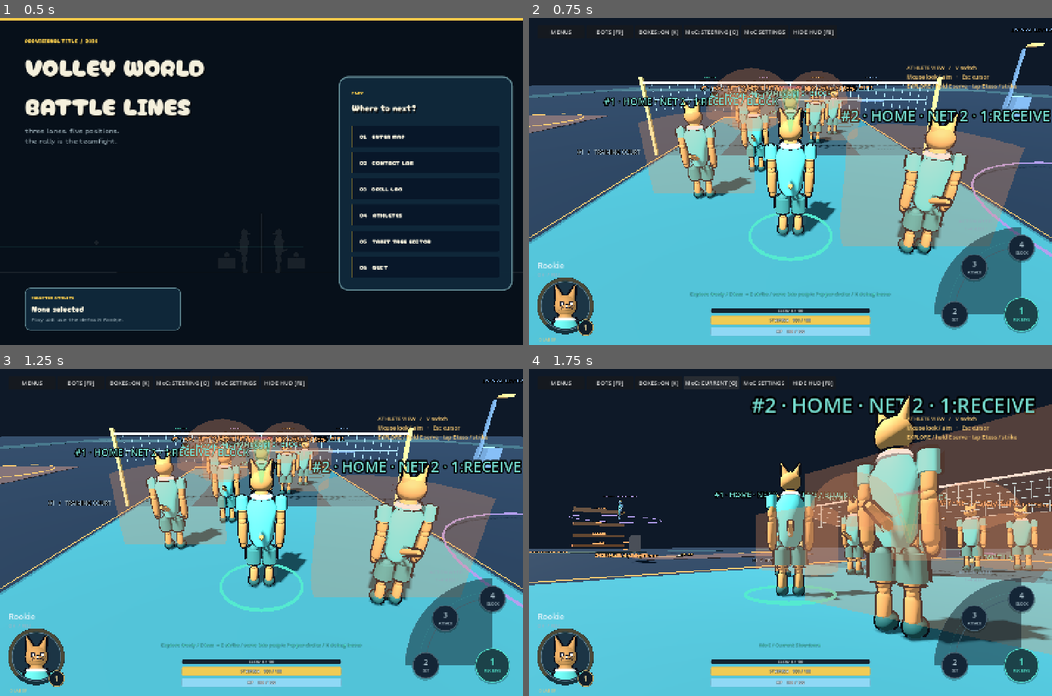
Above: before the commit, frames 1-4 (two rows, left to right).
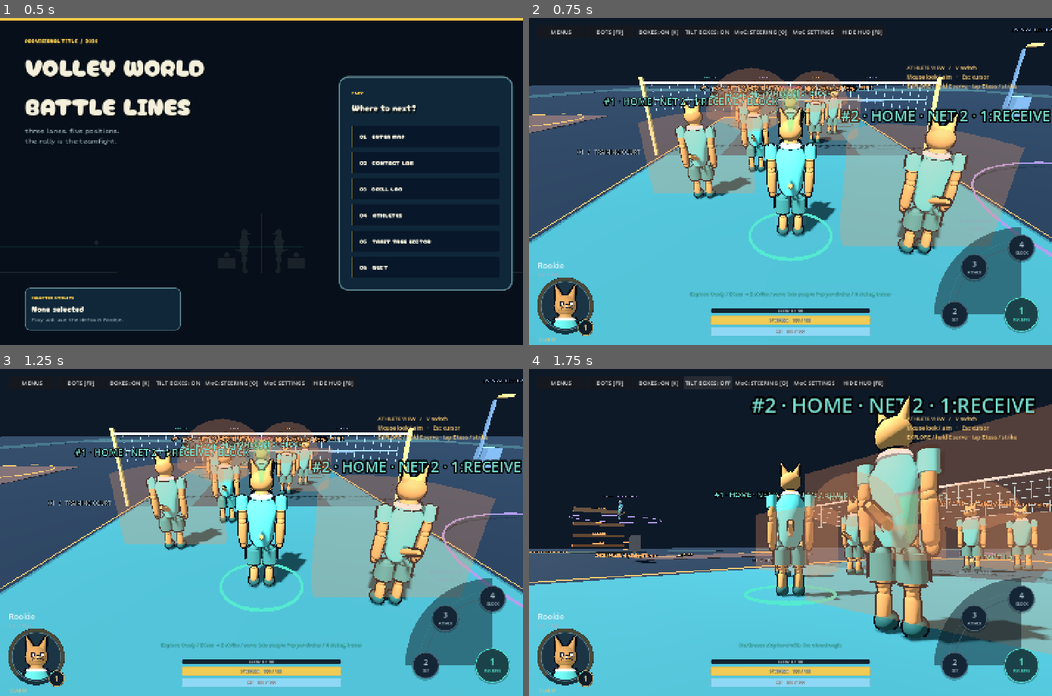
Above: after the commit, the same moments.

Repository: iracarranza/volley-world-battle-lines
Game: Godot game, scene res://title.tscn
Two runs of this game, one before a commit and one after it. Both use one fixed random seed, a clock stepped at 60 frames per second and the inputs below.
Inputs (mouse positions are in pixels of both pictures, inside the frame that each line leads up to):
- Up to frame 1 (0.5 s): no input
- Up to frame 2 (0.75 s): click "02 CONTACT LAB" at 0.5 s
- Up to frame 3 (1.25 s): no input
- Up to frame 4 (1.75 s): click (706, 382) at 1.25 s, where only the run after the commit has a clickable "TILT BOXES: ON"

Frame 1 is identical in both runs. In frame 2, 0.4% of the frame differs, in the area x 29-68%, y 3-6%; in frame 3, 0.4%; in frame 4, 0.5%, in the area x 29-68%, y 2-86%.

Commit message:
Swing clock and tilting hurtboxes: roll shot, power swing and push by arm position
- swing_clock.gd: one extension time shared by grading, animation and the hurtbox
- Spikes: early contact is a roll shot, a central window is a power swing, late is a push
- Hurtboxes tilt with the aimed angle about the shoulder; TILT BOXES toolbar setting

Co-Authored-By: Claude Sonnet 5.5 <noreply@anthropic.com>

Diff:
--- a/scripts/contact_execution.gd
+++ b/scripts/contact_execution.gd
@@ -6,7 +6,11 @@
 const SWEET_SECONDS := 0.18
 const SWEET_CENTER := 0.245
 const CONTACT_SECONDS := 0.55
-const SPIKE_RESCUE_SECONDS := 0.42
+# A spike is a power swing from SPIKE_POWER_START to SPIKE_RESCUE_SECONDS (centred on the sweet window; see swing_clock.gd). Earlier is a roll
+# shot, later is a reach/push. The window's half-width is provisional.
+const SPIKE_POWER_HALF := 0.14
+const SPIKE_POWER_START := SWEET_CENTER - SPIKE_POWER_HALF
+const SPIKE_RESCUE_SECONDS := SWEET_CENTER + SPIKE_POWER_HALF
 const RECEIVE_SWEET_SECONDS := 0.32
 const RECEIVE_SWEET_CENTER := 0.28
 
@@ -33,9 +37,12 @@
 	result["confirmation_age"] = age
 	if action == 2 and live:
 		var very_far := float(result.get("reach_ratio", 0)) >= 1.80 or float(result.get("depth_ratio", 0)) >= 0.95
-		result["rescue"] = remembered or age >= SPIKE_RESCUE_SECONDS or very_far
+		var early := age < SPIKE_POWER_START
+		result["rescue"] = remembered or age >= SPIKE_RESCUE_SECONDS or very_far or early
+		result["spike_form"] = "roll" if early and not (remembered or very_far) else ("push" if result.rescue else "power")
 		result["forgiving_spike"] = not sweet and not result.rescue
-		result["spike_power_factor"] = lerpf(1.0, 0.78, smoothstep(sweet_end(action), SPIKE_RESCUE_SECONDS, age))
+		var off_center := smoothstep(sweet_end(action), SPIKE_RESCUE_SECONDS, age) if age > sweet_end(action) else smoothstep(sweet_start(action), SPIKE_POWER_START, age)
+		result["spike_power_factor"] = lerpf(1.0, 0.78, off_center)
 		if result.forgiving_spike:
 			if bool(result.get("rescue_only", false)):
 				var stretch := smoothstep(1.0, 1.80, float(result.get("reach_ratio", 1)))
@@ -58,6 +65,9 @@
 	var t := clampf(timing / 100.0, 0, 1)
 	var control := preload("res://scripts/stat_tuning.gd").pace(ball_control)
 	var flow_fraction := clampf(flow/100.0,0,1)
+	if bool(assessment.get("rescue", false)) and action == 2 and str(assessment.get("spike_form", "")) == "roll":
+		# Early swing: a controlled roll shot, still facing-only.
+		return (direction * 5.5 + Vector3.UP * 3.0)*available_output
 	if bool(assessment.get("rescue", false)) and action in [0, 2]:
 		# Facing-only push: no target selection or directional influence survives.
 		return (direction * (3.2 if action == 2 else 3.8) + Vector3.UP * (2.0 if action == 2 else 6.0))*available_output
--- a/scripts/contact_lab.gd
+++ b/scripts/contact_lab.gd
@@ -58,6 +58,10 @@
 var serve: Node3D
 var pepper: Node3D
 var debug_volumes_visible := true
+# Hurtboxes tilt with the aimed angle (the half-pipe faces where the athlete is aiming), about the shoulder. A setting, on by default.
+var rotate_hurtboxes := true
+const NEUTRAL_VIEW_PITCH := -0.12 # the resting view: boxes tilt by how far the aim has moved from it
+const MAX_HURTBOX_PITCH := 0.6
 const BallFraming := preload("res://scripts/ball_camera_framing.gd")
 var facing_arrow: MeshInstance3D
 var drills: Node3D
@@ -444,8 +448,8 @@
 	if confirm_window > 0 or (block_state.active and hurtbox_action == 3):
 		if block_state.active: hurtbox_linger = 1
 		var definition := _hurtbox_definition(hurtbox_action)
-		hurtbox_root.rotation.y = _contact_yaw()
-		hurtbox_root.position = player.position + (definition.center as Vector3).rotated(Vector3.UP, _contact_yaw())
+		hurtbox_root.rotation = Vector3(hurtbox_pitch(), _contact_yaw(), 0.0)
+		hurtbox_root.position = player.position + hurtbox_center_local(definition.center as Vector3).rotated(Vector3.UP, _contact_yaw())
 	var age := block_state.confirmation_age if block_state.active and hurtbox_action == 3 else confirm_duration - maxf(confirm_window, 0)
 	sweet_visual_expired = age > Execution.sweet_end(hurtbox_action)
 	var phase := "sweet" if (age >= 0 and age < 0.5 if hurtbox_action == 3 else Execution.sweet_active(hurtbox_action, age)) else ("windup" if age < Execution.sweet_start(hurtbox_action) else "rescue")
@@ -460,13 +464,36 @@
 		hurtbox_label.text = ACTIONS[hurtbox_action] + (" / WINDUP" if phase == "windup" else (" / SWEET ACTIVE" if phase == "sweet" else " / RESCUE"))
 		if block_state.active and hurtbox_action == 3: hurtbox_label.text = "BLOCK / PRESS %.0f%%" % (100*pow(clampf(1-age/0.5,0,1),3)) if age >= 0 and age < 0.5 else "BLOCK / PASSIVE"
 		if hurtbox_action == 2 and phase == "rescue" and age < Execution.SPIKE_RESCUE_SECONDS:
-			hurtbox_label.text = "ATTACK / FORGIVING SPIKE"
+			hurtbox_label.text = "ATTACK / ROLL SHOT" if age < Execution.SPIKE_POWER_START else "ATTACK / FORGIVING SPIKE"
 	if hurtbox_action == 0 and is_instance_valid(hurtbox_label):
 		hurtbox_label.text += " / " + animation.receive_posture.to_upper()
 	hurtbox_root.visible = debug_volumes_visible and hurtbox_linger > 0
 
+# The tilt of every hurtbox from its neutral orientation: how far the aim is raised (positive) or lowered from the neutral view.
+func hurtbox_pitch() -> float:
+	if not rotate_hurtboxes or camera_rig == null:
+		return 0.0
+	return clampf(camera_rig.view_pitch - NEUTRAL_VIEW_PITCH, -MAX_HURTBOX_PITCH, MAX_HURTBOX_PITCH)
+
+func hurtbox_pivot() -> Vector3:
+	var height: float = athlete.build.height
+	return Vector3(0.0, arms[1].position.y * (height / visual_rig_height) if arms.size() > 1 else height * 0.815, 0.0)
+
+# Where a hurtbox's centre is, relative to the athlete before the yaw: the shape's own centre, tilted about the shoulder.
+func hurtbox_center_local(center: Vector3) -> Vector3:
+	var pitch := hurtbox_pitch()
+	if pitch == 0.0:
+		return center
+	var pivot := hurtbox_pivot()
+	return pivot + (center - pivot).rotated(Vector3.RIGHT, pitch)
+
 func _local_contact_position() -> Vector3:
-	return (ball.position - player.position).rotated(Vector3.UP, -_contact_yaw())
+	var point := (ball.position - player.position).rotated(Vector3.UP, -_contact_yaw())
+	var pitch := hurtbox_pitch()
+	if pitch == 0.0:
+		return point
+	var pivot := hurtbox_pivot()
+	return pivot + (point - pivot).rotated(Vector3.RIGHT, -pitch)
 
 func _overlaps_contact(action: int) -> bool:
 	return Geometry.contains(_hurtbox_definition(action), _local_contact_position())
--- a/scripts/lab/athlete_animation.gd
+++ b/scripts/lab/athlete_animation.gd
@@ -211,7 +211,7 @@
 			aim_context["ball_local"] = lab.body.global_transform.affine_inverse()*spike_impact_world
 		elif lab.ball_active:
 			aim_context["ball_local"] = lab.body.global_transform.affine_inverse() * lab.ball.position
-		SpikeStage.apply(lab.body, SpikeStage.phase_for(spike_air_ …(86 unchanged characters)… == "Left" else 1.0, lab.locked_charge, "Power swing", aim_context)
+		SpikeStage.apply(lab.body, SpikeStage.phase_for(spike_air_ …(86 unchanged characters)… == "Left" else 1.0, lab.locked_charge, "Roll shot" if spike_contacted and str(lab.last_contact_result.get("spike_form", "")) == "roll" else "Power swing", aim_context)
 	if dive_recovery_time >= 0.0 and roll_lock <= 0.0:
 		apply_dive_recovery()
 	elif floor_recovery_time >= 0.0 and roll_lock <= 0.0:
--- a/scripts/lab/lab_hud.gd
+++ b/scripts/lab/lab_hud.gd
@@ -36,6 +36,7 @@
 var moc_menu: RefCounted
 var moc_button: Button
 var debug_button: Button
+var rotate_button: Button
 
 func panel(pos: Vector2, size: Vector2) -> PanelContainer:
 	var p := PanelContainer.new()
@@ -209,6 +210,9 @@
 	toolbar.add_child(button("BOTS [F9]", toggle_bot_menu))
 	debug_button = button("BOXES: ON [K]", toggle_debug_volumes)
 	toolbar.add_child(debug_button)
+	rotate_button = button("TILT BOXES: ON", toggle_rotating_hurtboxes)
+	rotate_button.tooltip_text = "Hurtboxes tilt with the aimed angle. Off keeps them level."
+	toolbar.add_child(rotate_button)
 	moc_button = button("MoC: STEERING [O]", toggle_moc_mode)
 	moc_button.tooltip_text = "Cycle Current, Tuned, Off and Trajectory Steering; open MoC Settings to tune local slowdown."
 	toolbar.add_child(moc_button)
@@ -238,6 +242,11 @@
 	moc_button.text = ["MoC: CURRENT [O]", "MoC: TUNED [O]", "MoC: OFF [O]", "MoC: STEERING [O]"][lab.moc.mode]
 	moc_menu.sync_mode()
 	lab._message("MoC / " + lab.moc.mode_name())
+
+func toggle_rotating_hurtboxes() -> void:
+	lab.rotate_hurtboxes = not lab.rotate_hurtboxes
+	rotate_button.text = "TILT BOXES: %s" % ("ON" if lab.rotate_hurtboxes else "OFF")
+	lab._message("Hurtboxes %s with the aimed angle" % ("tilt" if lab.rotate_hurtboxes else "stay level"))
 
 func toggle_debug_volumes() -> void:
 	lab.debug_volumes_visible = not lab.debug_volumes_visible
--- a/scripts/spike_stage.gd
+++ b/scripts/spike_stage.gd
@@ -9,6 +9,7 @@
 # Phase: -0.62 plant/takeoff, -0.40 takeoff ends, -0.22 cock, 0 contact, 0.45 follow-through ends,
 # 1.0 landing recovered. Contact is nominally at the top of the jump.
 const Library := preload("res://scripts/pose_library.gd")
+const Execution := preload("res://scripts/contact_execution.gd")
 const Attack := preload("res://vendor/vwm/construction/scripts/data/attack_action_biomechanics.gd")
 const Spike := preload("res://vendor/vwm/construction/scripts/data/spike_biomechanics.gd")
 const BASE_POSE := "ready_stance"
@@ -22,7 +23,7 @@
 # the strike, which takes STRIKE_SECONDS to reach contact (phase 0) and waits there; follow-through starts when
 # the ball is struck (`hit_time`, in swing-clock seconds) or when the contact window closes without a hit.
 const LOADED := -0.30
-const STRIKE_SECONDS := 0.14
+const STRIKE_SECONDS := Execution.SWEET_CENTER # the arm reaches its extension at the centre of the sweet window (swing_clock.gd)
 const FOLLOW_SECONDS := 0.30
 # A ball struck before the strike has finished (a click right as the ball is in reach) used to snap the arm from the loaded pose to contact in
 # one frame. The arm now carries on through the rest of the strike in this long, and the follow-through starts from contact.
--- /dev/null
+++ b/scripts/swing_clock.gd
@@ -0,0 +1,28 @@
+extends RefCounted
+## One clock for the striking swing. The arm reaches its forward-and-up-most extension at PEAK seconds after the swing starts; that is the centre
+## of the sweet window, and everything that cares about timing (the contact grade, the animation, the hurtbox's active region) reads it from here
+## instead of keeping its own number.
+##
+## A Spike is a power swing while the arm is within POWER_HALF_WINDOW of its extension. Earlier than that the arm has not got there: a roll shot.
+## Later, it has gone past: a reach/push. (POWER_HALF_WINDOW is provisional.)
+const Execution := preload("res://scripts/contact_execution.gd")
+const PEAK := Execution.SWEET_CENTER
+const POWER_HALF_WINDOW := 0.14
+const LOADED_PHASE := -0.30
+
+static func power_start() -> float:
+	return PEAK - POWER_HALF_WINDOW
+
+static func power_end() -> float:
+	return PEAK + POWER_HALF_WINDOW
+
+# "roll" (early), "power", or "push" (late) for a contact `age` seconds into the swing.
+static func form_at(age: float) -> String:
+	if age < power_start():
+		return "roll"
+	return "power" if age <= power_end() else "push"
+
+# How far the arm has travelled toward its extension: 0 at the start of the swing, 1 at PEAK (accelerating, as the arm does), and held at 1.
+static func extension_at(age: float) -> float:
+	var t := clampf(age / PEAK, 0.0, 1.0)
+	return t * t
--- a/tests/contact_execution_test.gd
+++ b/tests/contact_execution_test.gd
@@ -88,7 +88,7 @@
 			lab._update_hurtbox_visual(0)
 			check(lab.sweet_visual_expired == (age > Execution.sweet_end(action)), "Debug sweet state follows live window")
 			lab._contact()
-			check(lab.last_contact_result.rescue == (not Execution.sweet_active(action, age) and (action != 2 or age >= Execution.SPIKE_RESCUE_SECONDS)), "Actual contact records temporal rescue")
+			check(lab.last_contact_result.rescue == (not Execution.sweet_active(action, age) and (action != 2 or age >= Execution.SPIKE_RESCUE_SECONDS or age < Execution.SPIKE_POWER_START)), "Actual contact records temporal rescue")
 			if action == 0 and not Execution.sweet_active(0, age):
 				check(absf(lab.ball_velocity.x) < 0.001 and lab.ball_velocity.z < 0, "Actual rescue ignores off-axis intended target")
 	lab._reset()
--- a/tests/graduated_spike_test.gd
+++ b/tests/graduated_spike_test.gd
@@ -15,13 +15,22 @@
 	var previous_speed := INF
 	for age in [0.22, 0.31, 0.36, 0.40, 0.48]:
 		var assessment := Execution.assess(spatial, age, false, 2)
+		check(assessment.spike_form == ("power" if age < Execution.SPIKE_RESCUE_SECONDS else "push"), "Contact after the power window is a reach/push")
 		var output := Execution.velocity(2, Vector3(2, -3, -24) * float(assessment.strength), Vector3.ZERO, Vector3.FORWARD, assessment, 65)
 		check(output.length() <= previous_speed + 0.001, "Spike strength decreases gradually with timing")
 		previous_speed = output.length()
-		if age > Execution.sweet_end(2) and age < 0.42:
+		if age > Execution.sweet_end(2) and age < Execution.SPIKE_RESCUE_SECONDS:
 			check(not assessment.sweet and not assessment.rescue and output.length() > 17, "Moderate mistiming remains a driven spike")
-		if age >= 0.42:
+		if age >= Execution.SPIKE_RESCUE_SECONDS:
 			check(assessment.rescue and output.length() < 5, "Very late contact becomes rescue push")
+	# Before the arm gets there: a roll shot, better than a push but not a power swing.
+	var early := Execution.assess(spatial, 0.05, false, 2)
+	var roll := Execution.velocity(2, Vector3(2, -3, -24) * float(early.strength), Vector3.ZERO, Vector3.FORWARD, early, 65)
+	var push := Execution.velocity(2, Vector3.ZERO, Vector3.ZERO, Vector3.FORWARD, Execution.assess(spatial, 0.48, false, 2), 65)
+	check(early.rescue and early.spike_form == "roll" and not early.sweet, "Contact before the arm reaches its extension is a roll shot")
+	check(roll.length() > push.length() and roll.length() < 10.0, "A roll shot is a controlled soft attack")
+	var inside := Execution.assess(spatial, Execution.SPIKE_POWER_START + 0.01, false, 2)
+	check(inside.spike_form == "power" and not inside.rescue, "Inside the central window early contact is still a power swing")
 	for depth in [0.65, 1.05]:
 		var extended: Vector3 = shape.center + Geometry.sector_point(shape, 0.74, 67.5, depth)
 		var assessment := Execution.assess(Geometry.evaluate(shape, extended), 0.22, false, 2)
--- /dev/null
+++ b/tests/hurtbox_tilt_test.gd
@@ -0,0 +1,32 @@
+extends "res://tests/support/test_case.gd"
+func _initialize() -> void: call_deferred("run")
+func run() -> void:
+	var lab = load("res://main.tscn").instantiate()
+	root.add_child(lab)
+	lab.set_process(false)
+	lab.set_physics_process(false)
+	await physics_frame
+	lab.camera_rig.view_pitch = lab.NEUTRAL_VIEW_PITCH
+	check(lab.hurtbox_pitch() == 0.0, "At the neutral view the hurtboxes are level")
+	lab.ball.position = lab.player.position + Vector3(0.3, 1.8, -0.7).rotated(Vector3.UP, lab._contact_yaw())
+	var level: Vector3 = lab._local_contact_position()
+	lab.camera_rig.view_pitch = lab.NEUTRAL_VIEW_PITCH + 0.4
+	check(is_equal_approx(lab.hurtbox_pitch(), 0.4), "Raising the aim tilts the hurtbox by the same angle")
+	var tilted: Vector3 = lab._local_contact_position()
+	check(tilted.distance_to(level) > 0.05, "A tilted hurtbox sees the same ball at a different place")
+	for action in [0, 1, 2, 3]:
+		var centre: Vector3 = lab._raw_hurtbox_definition(action).center
+		lab.ball.position = lab.player.position + lab.hurtbox_center_local(centre).rotated(Vector3.UP, lab._contact_yaw())
+		check(lab._local_contact_position().distance_to(centre) < 0.0001, "A ball at the tilted centre is at the centre of action %d" % action)
+	lab.rotate_hurtboxes = false
+	check(lab.hurtbox_pitch() == 0.0 and lab.hurtbox_center_local(Vector3(0, 1, -1)) == Vector3(0, 1, -1), "With the setting off the boxes stay level")
+	lab.rotate_hurtboxes = true
+	lab.camera_rig.view_pitch = 5.0
+	check(lab.hurtbox_pitch() == lab.MAX_HURTBOX_PITCH, "The tilt is bounded")
+	check(lab.hud.rotate_button != null and lab.hud.rotate_button.text.begins_with("TILT BOXES"), "The setting has a toolbar button")
+	lab.hud.toggle_rotating_hurtboxes()
+	check(not lab.rotate_hurtboxes and lab.hud.rotate_button.text.ends_with("OFF"), "The button turns it off")
+	lab.queue_free()
+	await process_frame
+	print("HURTBOX TILT: %d / %d passed" % [checks - failures, checks])
+	quit(1 if failures else 0)
--- a/tests/spike_stage_test.gd
+++ b/tests/spike_stage_test.gd
@@ -13,7 +13,8 @@
 	check(Stage.phase_for(0.3, 0.5, Stage.STRIKE_SECONDS * 0.5) < -0.05 and Stage.phase_for(0.3, 0.5, Stage.STRIKE_SECONDS * 0.5) > loaded, "the arm is accelerating into the ball part way through the strike")
 	check(is_equal_approx(Stage.phase_for(0.3, 0.5, 0.6), 0.0), "it waits at contact for the ball")
 	check(is_equal_approx(Stage.phase_for(0.3, 0.5, 0.6 + Stage.FOLLOW_SECONDS, 0.6), 0.45) and Stage.phase_for(0.3, 0.5, 0.7, 0.6) > 0.0 and Stage.phase_for(0.3, 0.5, 0.7, 0.6) < 0.45, "follow-through runs from the hit")
-	check(is_equal_approx(Stage.phase_for(0.3, 0.5, 0.2, 0.2), 0.0), "a hit before the strike finishes puts the arm at contact at that moment")
+	check(is_equal_approx(Stage.phase_for(0.3, 0.5, Stage.STRIKE_SECONDS, Stage.STRIKE_SECONDS), 0.0), "a hit as the strike finishes puts the arm at contact at that moment")
+	check(is_equal_approx(Stage.STRIKE_SECONDS, preload("res://scripts/contact_execution.gd").SWEET_CENTER), "the arm reaches its extension at the centre of the sweet window")
 	# The staged timing VWM defines survives: legs before trunk before shoulder before elbow.
 	var cock := Stage.pose_for(-0.30, 1.0)
 	var contact := Stage.pose_for(0.0, 1.0)
--- /dev/null
+++ b/tests/swing_clock_test.gd
@@ -0,0 +1,14 @@
+extends "res://tests/support/test_case.gd"
+const Clock := preload("res://scripts/swing_clock.gd")
+const Execution := preload("res://scripts/contact_execution.gd")
+const Stage := preload("res://scripts/spike_stage.gd")
+func _initialize() -> void: call_deferred("run")
+func run() -> void:
+	check(Clock.PEAK == Execution.SWEET_CENTER and Stage.STRIKE_SECONDS == Clock.PEAK, "Grading, animation and the clock share one extension time")
+	check(Clock.form_at(0.0) == "roll" and Clock.form_at(Clock.PEAK) == "power" and Clock.form_at(Clock.power_end() + 0.01) == "push", "Early is a roll, centre a power swing, late a push")
+	check(Clock.power_start() == Execution.SPIKE_POWER_START and Clock.power_end() == Execution.SPIKE_RESCUE_SECONDS, "The power window is the grading's window")
+	check(Clock.extension_at(0.0) == 0.0 and is_equal_approx(Clock.extension_at(Clock.PEAK), 1.0) and Clock.extension_at(Clock.PEAK * 2.0) == 1.0, "The arm is fully extended at PEAK and holds there")
+	check(Clock.extension_at(Clock.PEAK * 0.5) < 0.5, "The arm accelerates into the ball")
+	check(Execution.sweet_active(2, Clock.PEAK) and not Execution.sweet_active(2, Clock.power_start()), "The sweetspot is when the arm reaches its extension")
+	print("SWING CLOCK: %d / %d passed" % [checks - failures, checks])
+	quit(1 if failures else 0)
--- a/tests/swing_lead_in_test.gd
+++ b/tests/swing_lead_in_test.gd
@@ -45,7 +45,7 @@
 	check(monotonic, "The swing only ever moves forward")
 	check(Spike.phase_for(1.0, 1.0, 0.05, 0.0) > Spike.LOADED and Spike.phase_for(1.0, 1.0, 0.05, 0.0) < -0.05, "It is still part way to contact a few frames after the ball is struck")
 	check(is_equal_approx(Spike.phase_for(1.0, 1.0, 0.09, 0.0), 0.0), "It reaches contact after the catch-up")
-	var late: float = Spike.phase_for(1.0, 1.0, 0.14, 0.14)
+	var late: float = Spike.phase_for(1.0, 1.0, Spike.STRIKE_SECONDS, Spike.STRIKE_SECONDS)
 	check(is_equal_approx(late, 0.0), "A ball struck at the end of the strike behaves as before")
 	# The set gathers as the ball comes in
 	lab._reset()
--- a/tests/trajectory_preview_test.gd
+++ b/tests/trajectory_preview_test.gd
@@ -12,6 +12,7 @@
 	lab.locked_charge = 0.65
 	lab.armed = true
 	lab.ball_active = true
+	lab.rotate_hurtboxes = false # these cases place the ball in the level box; tilting is covered by hurtbox_tilt_test
 	lab.camera_rig.view_pitch = 0.27
 	lab.camera_rig.update_aim()
 	var shape: Dictionary = lab._raw_hurtbox_definition(action)
